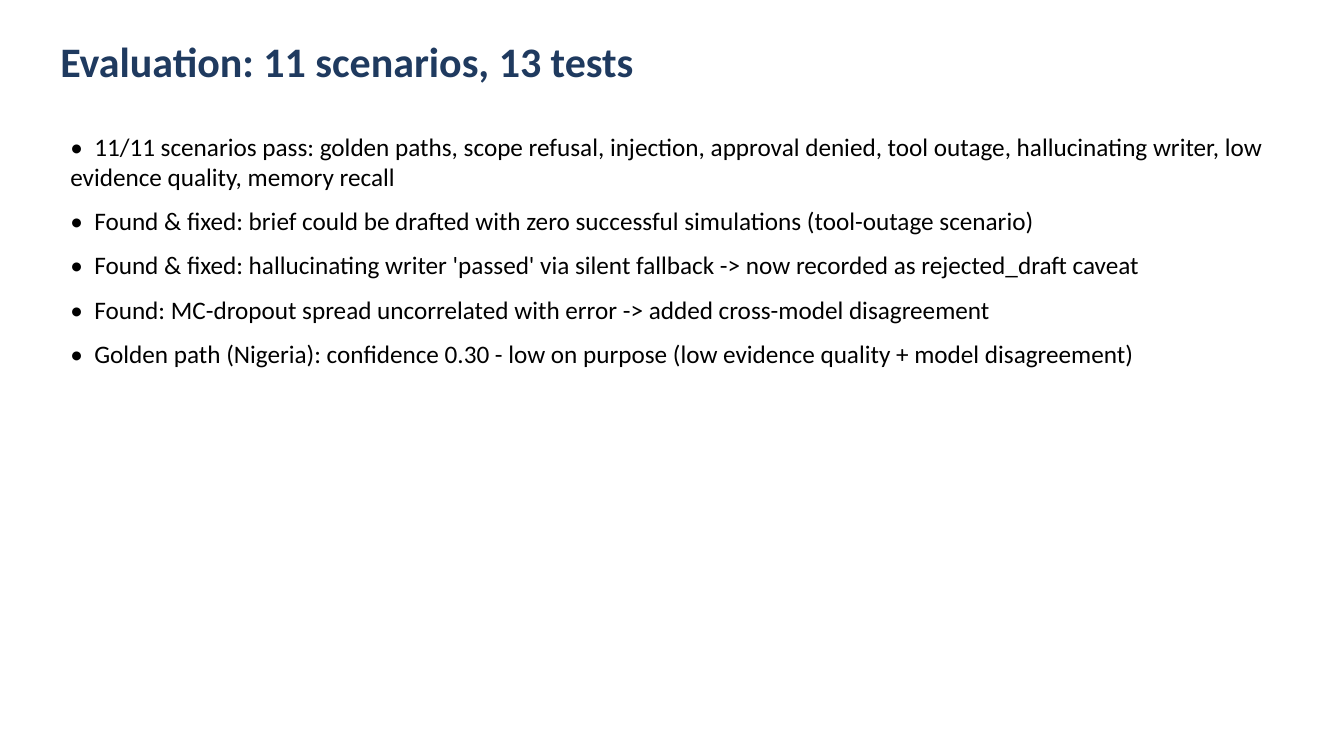
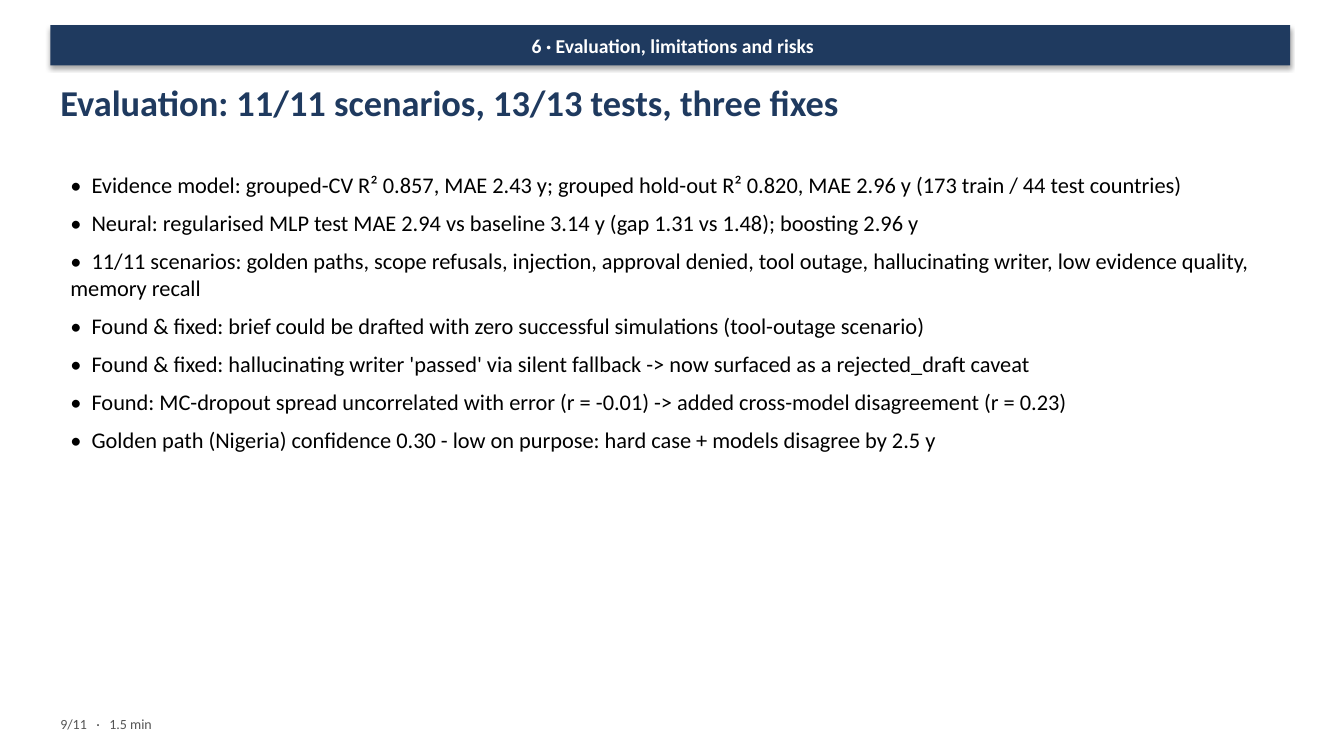
Before and after one commit to doellingcameron92/Industry-Integrated-AI-Synthesis, a slide deck: slide 9 of presentation/Mentor_Presentation.pptx (slide 11 before the commit). Drawn at 1344x756 pixels with LibreOffice and Linux fonts; fonts in the diff are those of the drawing. Boxes give left, top, right and bottom in pixels: in the first picture for what was removed or moved away, otherwise in the second. Text is boxed around its words. In the diff, an @@ line names an element or a change of style, - is before the commit and + after.

```diff
--- a/presentation/Mentor_Presentation.pptx
+++ b/presentation/Mentor_Presentation.pptx
@@ rectangle added at bbox=[50, 25, 1291, 66], fill #1F3A5F, 14 pt, text #FFFFFF, bold @@
+6 · Evaluation, limitations and risks
@@ text at bbox=[60, 90, 839, 121]: text changed; size 30 to 26 pt @@
-Evaluation: 11 scenarios, 13 tests
+Evaluation: 11/11 scenarios, 13/13 tests, three fixes
@@ text "• Evidence model: grouped-CV R² ...": place and size @@
-text "• Evidence model: grouped-CV R² ..." at bbox=[70, 138, 1262, 368]
+text "• Evidence model: grouped-CV R² ..." at bbox=[70, 175, 1248, 452]
@@ text at bbox=[70, 175, 1248, 300]: text changed; size 18 to 16 pt @@
-• 11/11 scenarios pass: golden paths, scope refusal, injection, approval denied, tool outage, hallucinating writer, low evidence quality, memory recall
+• Evidence model: grouped-CV R² 0.857, MAE 2.43 y; grouped hold-out R² 0.820, MAE 2.96 y (173 train / 44 test countries)
+• Neural: regularised MLP test MAE 2.94 vs baseline 3.14 y (gap 1.31 vs 1.48); boosting 2.96 y
+• 11/11 scenarios: golden paths, scope refusals, injection, approval denied, tool outage, hallucinating writer, low evidence quality, memory recall
@@ text at bbox=[92, 318, 924, 338]: size 18 to 16 pt in "• Found & fixed: brief could be ..."; less space between paragraphs @@
@@ text at bbox=[92, 356, 1066, 452]: text changed; size 18 to 16 pt @@
-• Found & fixed: hallucinating writer 'passed' via silent fallback -> now recorded as rejected_draft caveat
-• Found: MC-dropout spread uncorrelated with error -> added cross-model disagreement
-• Golden path (Nigeria): confidence 0.30 - low on purpose (low evidence quality + model disagreement)
+• Found & fixed: hallucinating writer 'passed' via silent fallback -> now surfaced as a rejected_draft caveat
+• Found: MC-dropout spread uncorrelated with error (r = -0.01) -> added cross-model disagreement (r = 0.23)
+• Golden path (Nigeria) confidence 0.30 - low on purpose: hard case + models disagree by 2.5 y
@@ text added at bbox=[60, 719, 152, 730], 10 pt, text #555555 @@
+9/11 · 1.5 min
```
Also in this commit, not shown: 3 other slides changed, 11 slides added, 9 slides removed, 4 other files.
